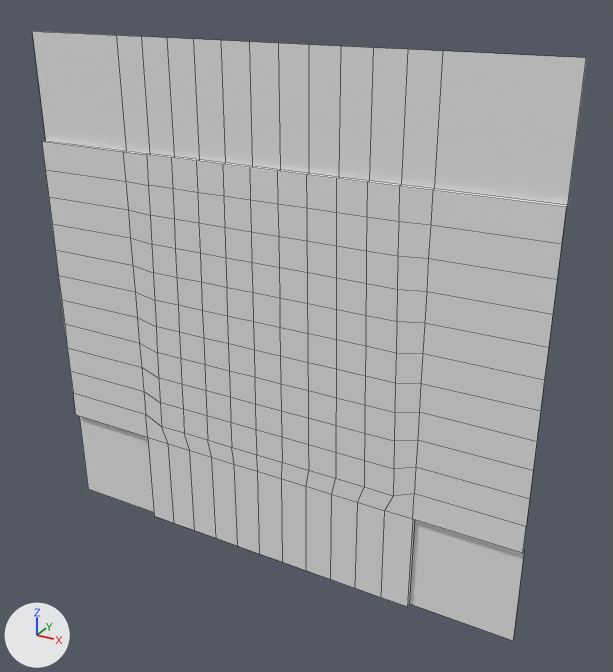
What one commit did to the FBX model Assets/Models/Traffic/Roads/Prop_Road_T-Section.fbx.
Both versions are drawn from a camera (50 mm lens) standing at (11.8, -13.55, 6.86) and looking at (4.98, -1.15, 0.65). Arrows for +X, +Y and +Z are at lower left; the lights stay in place. Mesh edges are drawn as thin lines. Where no turn or scale is listed for an object, it has been applied to the vertices.

Names of what the first picture shows: 'Prop_Road_T-Section'.
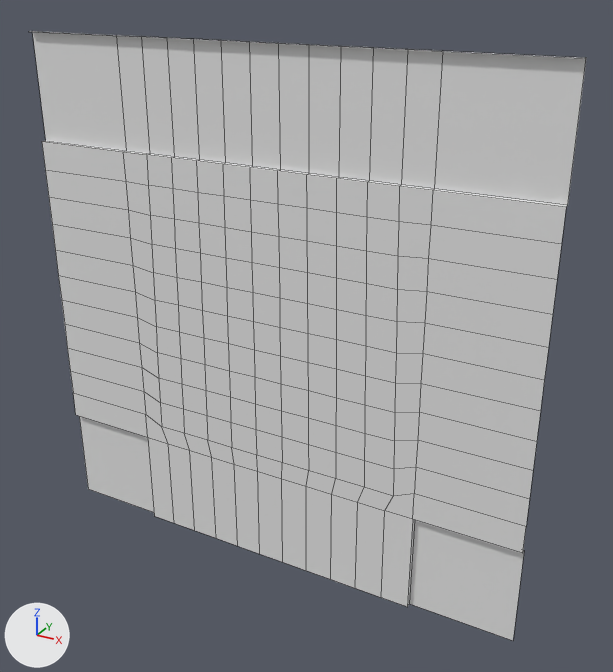
Commit message: Updated road assets

Boxes [x1, y1, x2, y2] around the edits, measured in the pictures (613 x 672 px):
'Prop_Road_T-Section', reshaped
    before: [32, 31, 586, 641]
    after: [29, 31, 586, 641]
part 1 of me_mesh_road_t_section, added
    after: [29, 31, 585, 59]

The change, as a diff of the scene's bpy script:
```diff
--- a/Assets/Models/Traffic/Roads/Prop_Road_T-Section.fbx.py
+++ b/Assets/Models/Traffic/Roads/Prop_Road_T-Section.fbx.py
@@ me_mesh_road_t_section @@
 me_mesh_road_t_section.from_pydata(...)  # 216 vertices, 186 faces; spans x -10.0..0.0, y 0.0..0.1, z -5.0..5.0
 # used by ob_prop_road_t_section; location = (9.36, -1.51, 0.7)
 # verts and faces of me_mesh_road_t_section; kept vertices keep their numbers, new ones are numbered from 216
 # before: 4 (0.0, 0.1, 5.0) at pixel (586, 57), 5 (-10.0, 0.1, 5.0) at pixel (32, 31), 10 (-2.0, 0.1, 5.0) at pixel (443, 50), 14 (-8.0, 0.1, 5.0) at pixel (116, 35), 96 (-2.55, 0.1, 5.0) at pixel (408, 49)
 # before: 97 (-3.09, 0.1, 5.0) at pixel (373, 47), 98 (-3.64, 0.1, 5.0) at pixel (341, 46), 99 (-4.18, 0.1, 5.0) at pixel (309, 44), 100 (-4.73, 0.1, 5.0) at pixel (278, 43), 101 (-5.27, 0.1, 5.0) at pixel (249, 41)
 # before: 102 (-5.82, 0.1, 5.0) at pixel (221, 40), 103 (-6.36, 0.1, 5.0) at pixel (193, 38), 104 (-6.91, 0.1, 5.0) at pixel (167, 37), 105 (-7.45, 0.1, 5.0) at pixel (141, 36)
+# me_mesh_road_t_section part 1
+for new, old in zip([*range(216, 230)], [4, 5, 10, 14, *range(96, 106)]): verts[new] = verts[old] + (0.0, -0.1, 0.0)
+faces += [(14, 219, 229, 105), (103, 104, 228, 227), (96, 97, 221, 220), (4, 10, 218, 216), (104, 105, 229, 228), (97, 98, 222, 221)]  # mat_mat_sidewalk (white #e7e7e7)
+faces += [(5, 217, 219, 14), (98, 99, 223, 222), (99, 100, 224, 223), (100, 101, 225, 224), (101, 102, 226, 225), (102, 103, 227, 226)]  # mat_mat_sidewalk (white #e7e7e7)
+faces += [(10, 96, 220, 218)]  # mat_mat_sidewalk (white #e7e7e7)
 me_mesh_road_t_section.materials.append(mat_mat_road)
```
